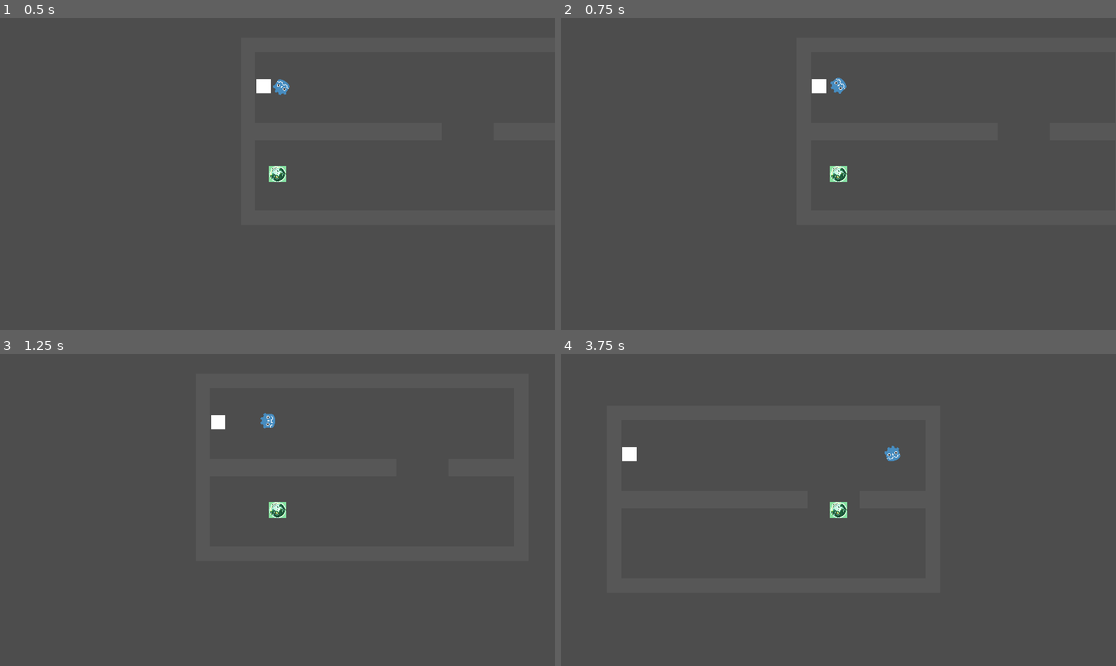
Above: before the commit, frames 1-4 (two rows, left to right).
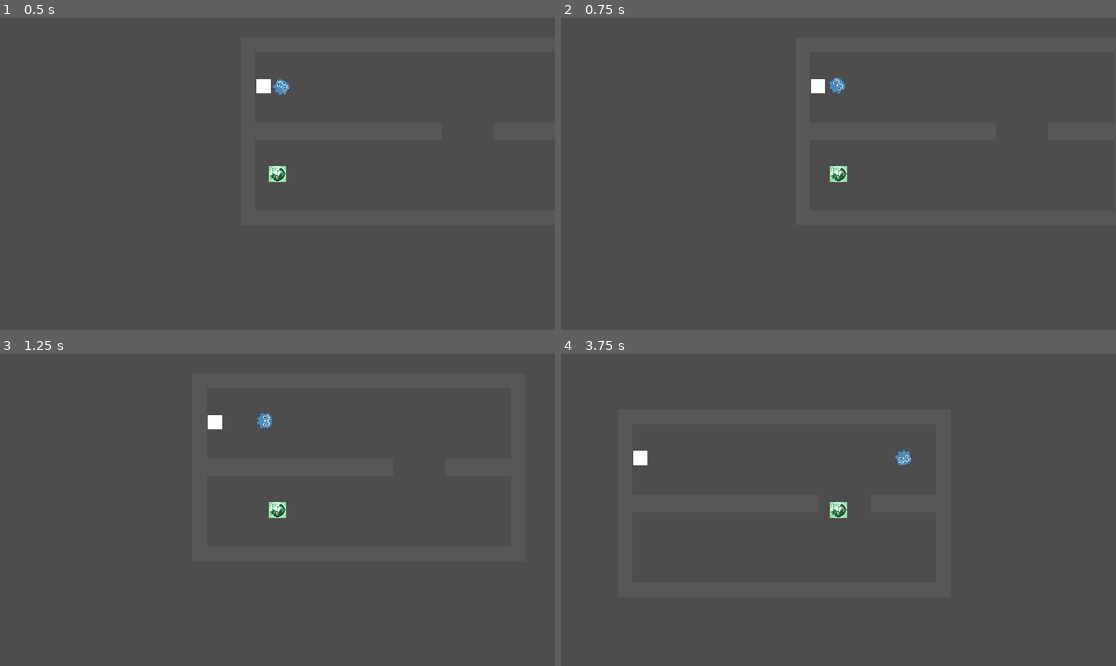
Above: after the commit, the same moments.

Repository: AmirH32/Bot-Or-Not
Game: Godot game, scene res://scenes/levels/level_1.tscn
The game is run twice, just before and just after one commit, with the same random seed, the same clock (stepped at 60 frames per second) and the same inputs. This scene is started directly instead of the project's main scene.
Inputs:
- Up to frame 1 (0.5 s): no input
- Up to frame 2 (0.75 s): hold Right (ui_right) from 0.53 s (still down)
- Up to frame 3 (1.25 s): keep holding Right (ui_right)
- Up to frame 4 (3.75 s): release Right (ui_right) at 1.28 s; hold Down (ui_down) 1.28-2.03 s; hold Right (ui_right) 2.03-2.78 s; hold Up (ui_up) 2.78-3.53 s; hold Left (ui_left) from 3.53 s (still down)

Frame 1 is identical in both runs. In frame 2, less than 0.1% of the frame differs, in the area x 45-52%, y 19-25%; in frame 3, 0.1%; in frame 4, 0.4%, in the area x 11-64%, y 29-36%.

Commit message:
Fixed player speed

Diff:
--- a/Scripts/player.gd
+++ b/Scripts/player.gd
@@ -1,9 +1,9 @@
 extends CharacterBody2D
 
 # Constants
-const ACCELERATION = 800.0  # How quickly the player speeds up
+const ACCELERATION = 1000.0  # How quickly the player speeds up
 const MAX_SPEED = 300.0     # Maximum speed of the player
-const FRICTION = 500.0      # How quickly the player slows down when no input
+const FRICTION = 1000.0      # How quickly the player slows down when no input
 
 # _physics_process is called every frame with the delta time
 func _physics_process(delta: float) -> void:
